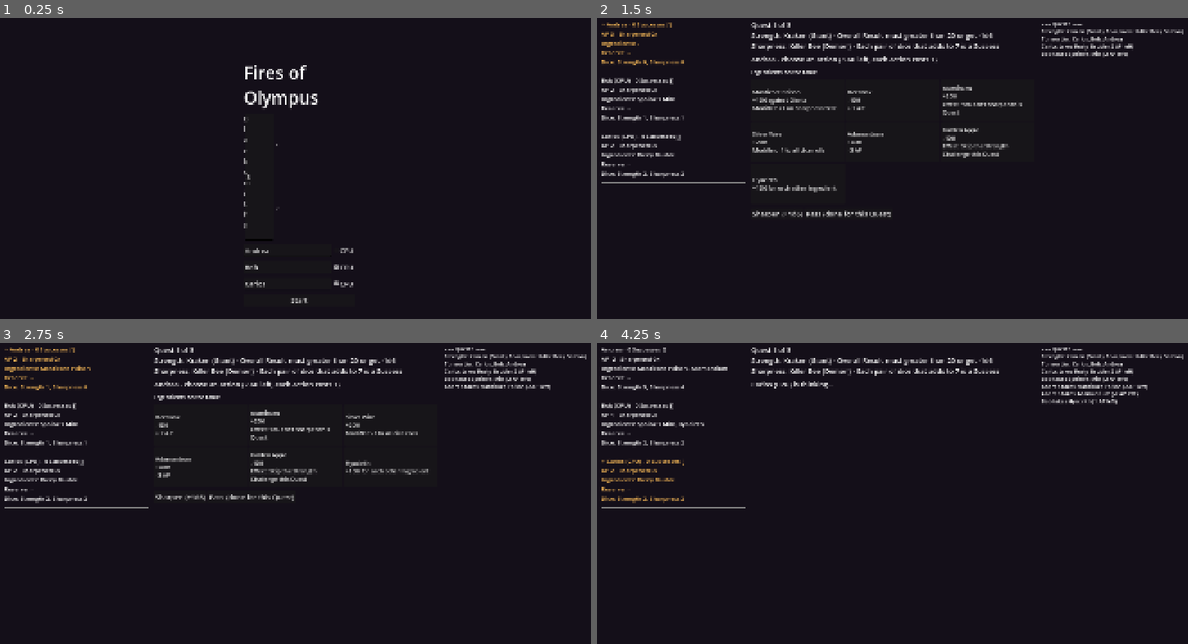
Above: before the commit, frames 1-4 (two rows, left to right).
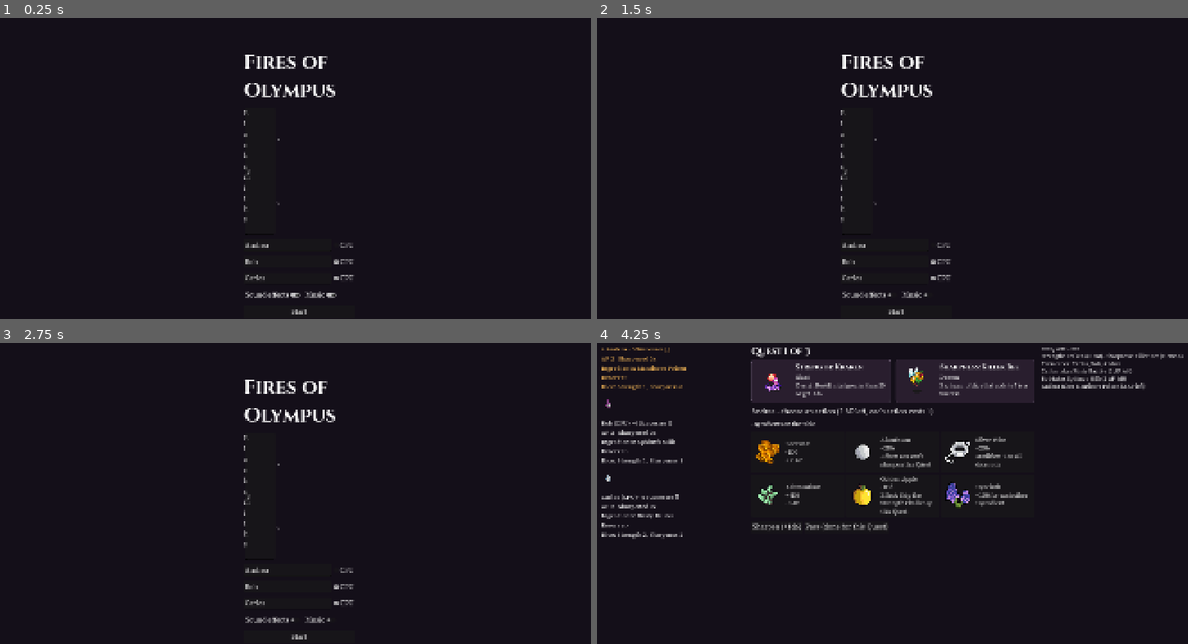
Above: after the commit, the same moments.

Repository: adpreese/firesofolympus
Game: Godot game, scene res://scenes/main.tscn
Same seed, same stepped clock (60 frames per second), same inputs: the game is played once before the commit and once after it.
Inputs (mouse positions are in pixels of both pictures, inside the frame that each line leads up to):
- Up to frame 1 (0.25 s): no input
- Up to frame 2 (1.5 s): click "Start" (after the commit: "Sound effects") at 0.5 s; click (916, 294) at 1.25 s, where only the run after the commit has a clickable "Music"
- Up to frame 3 (2.75 s): click (200, 424) at 2 s, where only the run before the commit has a clickable "Manticore Poison +1D6 against…"
- Up to frame 4 (4.25 s): click (898, 637) at 2.75 s, where only the run after the commit has a clickable "Start"; click (797, 451) at 3.5 s, where only the run after the commit has a clickable "Manticore Poison +1D6 against…"

The runs differ from the first frame. In frame 1, 2.1% of the frame differs, in the area x 41-61%, y 12-99%; in frame 2, 6.8%; in frame 3, 6.7%; in frame 4, 9.0%, in the area x 0-100%, y 1-66%.

Commit message:
Art, fonts and sound from the React Native prototype
- assets/: card art, fonts, sfx and music copied from foo-native-web-test
- scripts/assets.gd (FoAssets): maps CSV art names, card names and game events
  to asset files (ART_ALIASES, MISSING_ART, INGREDIENT_SOUNDS, SFX)
- main.gd: themed fonts, card art, music and sound effects (sounds fire by
  diffing game state, so CPU moves are audible too)
- tests/test_assets.gd: every card's art and sound resolves to a real file
- Exports exclude the duplicate .ogg music track

Co-Authored-By: Claude Opus 5.5 <noreply@anthropic.com>

Diff:
--- /dev/null
+++ b/scripts/assets.gd
@@ -0,0 +1,147 @@
+class_name FoAssets
+extends RefCounted
+## Art, fonts and sounds copied from the earlier React Native prototype (assets/).
+## Presentation only: the rules engine never touches this.
+##
+## Card art is looked up from the CSV "Art Name" column. Some files in assets/ were
+## renamed after the spreadsheet was written ("Copy of X.png", missing ".png", or a
+## replacement image), so ART_ALIASES maps spreadsheet names to the file that exists.
+
+const INGREDIENT_DIR := "res://assets/images/ingredients/"
+const CHALLENGE_DIR := "res://assets/images/challenges/"
+const AUDIO_DIR := "res://assets/audio/"
+const INGREDIENT_SOUND_DIR := "res://assets/audio/ingredient_sounds/"
+const FONT_DIR := "res://assets/fonts/"
+
+## Spreadsheet art name -> actual file (same mapping the prototype used).
+const ART_ALIASES := {
+	"52_Potion_Lethal.png": "52_Potion_Lethal-brightened.png",
+	"20_AluminumWire.png": "160_Handyman_Wire.png",
+	"03_Soul.png": "89_Soul_Trapped_G.png",
+	"05_Holywater.png": "NewHolyWaterNoWings.png",
+}
+
+## Ingredients the spreadsheet names art for, but no image exists yet.
+const MISSING_ART := ["Dragon Tooth", "Rusty Bauble", "Leather Grip", "Jeweled Scabbard"]
+
+## Sound played when an Ingredient is drafted (from the prototype's ingredients.ts).
+const INGREDIENT_SOUNDS := {
+	"Gold": "Coin Dropped on Ceramic Dish.wav",
+	"Hardened Steel": "hammer_hit1.mp3",
+	"Manticore Poison": "bottle_pour.mp3",
+	"Lotus Bloom": "leaves_clip.mp3",
+	"Silver Wire": "MetalScraping.mp3",
+	"Dragon Tooth": "click_in_to_place.mp3",
+	"Soul": "hidden_wall_opening.mp3",
+	"Cold Iron": "hammer_hit_2.mp3",
+	"Diamond Dust": "gravel_scoop.mp3",
+	"Adamantium": "short_hammering.mp3",
+	"Holy Water": "bottle_pour.mp3",
+	"Emerald": "click_in_to_place.mp3",
+	"Mithril": "hammer_hit_3.mp3",
+	"Bronze": "hammer_hit_4.mp3",
+	"Aluminum": "ceramic_slide_small.mp3",
+	"Golden Apple": "click_in_to_place.mp3",
+	"Rusty Bauble": "MetalScraping.mp3",
+	"Leather Grip": "ceramic_slide_small.mp3",
+	"Jeweled Scabbard": "click_in_to_place.mp3",
+	"Sphinx's Milk": "bottle_pour.mp3",
+	"Hyacinth": "leaves_clip.mp3",
+	"Electrum": "knife_sharpening_1.mp3",
+	"Beeswax": "gravel_scoop.mp3",
+	"Lucky Fish Scale": "ceramic_slide_small.mp3",
+	"Gambler's Charm": "Coin Dropped on Ceramic Dish.wav",
+}
+
+## Game event -> [file under assets/audio/, volume 0..1]
+const SFX := {
+	"click": ["Modern7.mp3", 0.5],
+	"toggle": ["Modern8.mp3", 0.5],
+	"start": ["OldChurchBell.wav.mp3", 0.5],
+	"roll": ["Roll_8d6.wav", 0.3],
+	"challenge": ["Bank Card Placed Down 03.wav", 0.5],
+	"reaction": ["Modern8.mp3", 0.5],
+	"sharpen": ["ingredient_sounds/knife_sharpening_2.mp3", 0.6],
+	"reserve": ["01_chest_open_2.wav", 0.5],
+	"quest_end": ["UI_Open_3.mp3", 0.5],
+	"game_over": ["anvil_3hit.mp3", 0.6],
+}
+const MUSIC := "res://assets/audio/US_Army_Blues_-_07_-_Bayou_Farewell.mp3"
+
+const PIXEL_ART_SIZE := 128
+
+static var _cache := {}
+
+
+static func ingredient_art_path(art: String) -> String:
+	return _resolve(INGREDIENT_DIR, art)
+
+
+static func challenge_art_path(art: String) -> String:
+	return _resolve(CHALLENGE_DIR, art)
+
+
+static func ingredient_art(card: Dictionary) -> Texture2D:
+	return _pixel_art(ingredient_art_path(card.get("art", "")))
+
+
+static func challenge_art(card: Dictionary) -> Texture2D:
+	return _pixel_art(challenge_art_path(card.get("art", "")))
+
+
+static func ingredient_sound_path(card_name: String) -> String:
+	return INGREDIENT_SOUND_DIR + INGREDIENT_SOUNDS[card_name] if INGREDIENT_SOUNDS.has(card_name) else ""
+
+
+static func sfx_path(event: String) -> String:
+	return AUDIO_DIR + SFX[event][0]
+
+
+static func stream(path: String) -> AudioStream:
+	return _load(path)
+
+
+static func font(file_name: String) -> Font:
+	return _load(FONT_DIR + file_name)
+
+
+## Spreadsheet art name -> res:// path of an existing image, or "" if there isn't one.
+static func _resolve(dir: String, art: String) -> String:
+	art = art.strip_edges()
+	if art == "":
+		return ""
+	var candidates := [ART_ALIASES.get(art, art), art + ".png", "Copy of " + art]
+	for c in candidates:
+		if ResourceLoader.exists(dir + c):
+			return dir + c
+	return ""
+
+
+## The art is 32-64px pixel art. Upscale it once with nearest-neighbour so it stays crisp
+## at any display size without forcing nearest filtering (and jaggy text) on the UI.
+static func _pixel_art(path: String) -> Texture2D:
+	var key := path + "@px"
+	if not _cache.has(key):
+		var tex: Texture2D = _load(path)
+		if tex != null:
+			var img := tex.get_image()
+			if img.is_compressed():
+				img.decompress()
+			var f := maxi(1, PIXEL_ART_SIZE / maxi(img.get_width(), img.get_height()))
+			img.resize(img.get_width() * f, img.get_height() * f, Image.INTERPOLATE_NEAREST)
+			tex = ImageTexture.create_from_image(img)
+		_cache[key] = tex
+	return _cache[key]
+
+
+## Drop cached resources (call on shutdown so nothing is "still in use at exit").
+static func clear_cache() -> void:
+	_cache.clear()
+
+
+static func _load(path: String) -> Resource:
+	if path == "":
+		return null
+	if not _cache.has(path):
+		_cache[path] = load(path) if ResourceLoader.exists(path) else null
+	return _cache[path]
--- a/scripts/main.gd
+++ b/scripts/main.gd
@@ -2,10 +2,20 @@
 ## Minimal pass-and-play UI. All rules live in FoGame; this only draws state and
 ## forwards clicks. CPU seats are driven by FoBot, one decision every bot_delay seconds.
 ## Smoke test: `godot -- --autoplay` plays an all-CPU game at full speed and quits.
+## Art, fonts and sounds come from FoAssets; sounds are triggered by diffing game state
+## between redraws, so CPU moves make the same noises as human ones.
 
 const BOT_DELAY := 0.45
 const MAX_PLAYERS := 4
 const DEFAULT_NAMES := ["Andrea", "Bob", "Carlos", "Dhivya"]
+const SFX_VOICES := 8
+const MUSIC_DB := -14.0
+const HEADING_FONT := "Cinzel-Bold.ttf"
+const BODY_FONT := "SourceSerif4-Regular.ttf"
+const GOLD := Color(1.0, 0.75, 0.35)
+
+static var sound_on := true
+static var music_on := true
 
 var data: CardData
 var game: FoGame
@@ -17,15 +27,25 @@
 var seat_rows: Array = []  # [row, LineEdit, CheckBox]
 var count_spin: SpinBox
 var players_box: VBoxContainer
-var header: Label
+var header: VBoxContainer
 var action_box: VBoxContainer
 var log_view: RichTextLabel
+var heading_font: Font
+var audio_root: Node  # survives _clear(self) so music keeps playing across screens
+var music: AudioStreamPlayer
+var sfx: Array[AudioStreamPlayer] = []
+var sfx_next := 0
+var last_snap := {}
+var quitting := false
 
 
 func _ready() -> void:
 	var t := Theme.new()
 	t.default_font_size = 22
+	t.default_font = FoAssets.font(BODY_FONT)
 	theme = t
+	heading_font = FoAssets.font(HEADING_FONT)
+	_setup_audio()
 	data = CardData.load_default()
 	_show_setup()
 	if autoplay:
@@ -36,10 +56,26 @@
 		_start_game()
 
 
+func _exit_tree() -> void:
+	_stop_audio()
+
+
+func _stop_audio() -> void:
+	for p in sfx + ([music] if music != null else []):
+		p.stop()
+		p.stream = null
+	FoAssets.clear_cache()
+
+
 func _process(delta: float) -> void:
 	if autoplay and game != null and game.phase == FoGame.Phase.GAME_OVER:
-		print(game.log_lines[-1])
-		get_tree().quit()
+		if not quitting:
+			quitting = true
+			print(game.log_lines[-1])
+			_stop_audio()
+			# the AudioServer frees stopped playbacks on its next mix, so give it a moment
+			await get_tree().create_timer(0.2).timeout
+			get_tree().quit()
 		return
 	if game == null or game.phase == FoGame.Phase.GAME_OVER or not game.player().is_bot:
 		return
@@ -63,7 +99,7 @@
 	var box := VBoxContainer.new()
 	box.add_theme_constant_override("separation", 14)
 	center.add_child(box)
-	box.add_child(_label("Fires of Olympus", 56))
+	box.add_child(_heading("Fires of Olympus", 64))
 	if not data.errors.is_empty():
 		box.add_child(_label("Card data problems:\n" + "\n".join(data.errors), 18))
 	var row := HBoxContainer.new()
@@ -88,6 +124,12 @@
 		r.add_child(cpu)
 		box.add_child(r)
 		seat_rows.append([r, name_edit, cpu])
+	var audio_row := HBoxContainer.new()
+	audio_row.add_child(_toggle("Sound effects", sound_on, func(on): sound_on = on))
+	audio_row.add_child(_toggle("Music", music_on, func(on):
+		music_on = on
+		_update_music()))
+	box.add_child(audio_row)
 	box.add_child(_button("Start", _start_game))
 	_update_seats()
 
@@ -106,6 +148,8 @@
 		bots.append(seat_rows[i][2].button_pressed)
 	game = FoGame.new(data)
 	game.setup(names, bots, randi())
+	last_snap = {}
+	_play("start")
 	_build_board()
 
 
@@ -133,7 +177,7 @@
 
 	var mid := VBoxContainer.new()
 	mid.size_flags_horizontal = Control.SIZE_EXPAND_FILL
-	header = _label("")
+	header = VBoxContainer.new()
 	mid.add_child(header)
 	mid.add_child(HSeparator.new())
 	var scroll := ScrollContainer.new()
@@ -157,6 +201,7 @@
 func _refresh() -> void:
 	if game == null or action_box == null:
 		return
+	_play_events()
 	_render_players()
 	_render_header()
 	_render_actions()
@@ -164,10 +209,41 @@
 
 
 func _render_header() -> void:
-	var s: Dictionary = game.strength_card
-	var h: Dictionary = game.sharpness_card
-	header.text = "Quest %d of 3\nStrength: %s (%s) - %s\nSharpness: %s (%s) - %s" % [
-		mini(game.quest + 1, 3), s.name, s.type, s.rule, h.name, h.type, h.rule]
+	_clear(header)
+	header.add_child(_heading("Quest %d of 3" % mini(game.quest + 1, 3), 30))
+	var row := HBoxContainer.new()
+	row.add_theme_constant_override("separation", 16)
+	for kind in [FoGame.STRENGTH, FoGame.SHARPNESS]:
+		var active: bool = game.phase == FoGame.Phase.REACT and game.challenge_kind == kind
+		row.add_child(_challenge_panel(game.challenge_card(kind), active))
+	header.add_child(row)
+
+
+func _challenge_panel(card: Dictionary, active: bool) -> Control:
+	var panel := PanelContainer.new()
+	panel.size_flags_horizontal = Control.SIZE_EXPAND_FILL
+	var style := StyleBoxFlat.new()
+	style.bg_color = Color(0.16, 0.12, 0.18)
+	style.border_color = GOLD if active else Color(0.35, 0.3, 0.38)
+	style.set_border_width_all(3 if active else 1)
+	style.set_corner_radius_all(8)
+	style.set_content_margin_all(10)
+	panel.add_theme_stylebox_override("panel", style)
+	var row := HBoxContainer.new()
+	row.add_theme_constant_override("separation", 12)
+	panel.add_child(row)
+	var tex := FoAssets.challenge_art(card)
+	if tex != null:
+		row.add_child(_picture(tex, 120))
+	var text := VBoxContainer.new()
+	text.size_flags_horizontal = Control.SIZE_EXPAND_FILL
+	var title := _heading("%s: %s" % [card.kind, card.name], 22)
+	if active:
+		title.add_theme_color_override("font_color", GOLD)
+	text.add_child(title)
+	text.add_child(_label("%s\n%s" % [card.type, card.rule], 17))
+	row.add_child(text)
+	return panel
 
 
 func _render_players() -> void:
@@ -187,8 +263,17 @@
 			lines.append("Penalty: " + Scoring.describe_penalty(p.penalty))
 		var l := _label("\n".join(lines), 19)
 		if marker != "":
-			l.add_theme_color_override("font_color", Color(1.0, 0.75, 0.35))
+			l.add_theme_color_override("font_color", GOLD)
 		players_box.add_child(l)
+		var icons := HFlowContainer.new()
+		players_box.add_child(icons)
+		for c in p.ingredients + p.reserve:
+			var tex := FoAssets.ingredient_art(data.ingredient(c.name))
+			if tex != null:
+				var pic := _picture(tex, 44)
+				pic.tooltip_text = c.name
+				pic.mouse_filter = Control.MOUSE_FILTER_PASS
+				icons.add_child(pic)
 		players_box.add_child(HSeparator.new())
 
 
@@ -323,16 +408,52 @@
 		_refresh()).call_deferred()
 
 
-func _button(text: String, f: Callable) -> Button:
+## click_sound: off for buttons whose action has its own sound (drafting a card).
+func _button(text: String, f: Callable, click_sound := true) -> Button:
 	var b := Button.new()
 	b.text = text
-	b.pressed.connect(func(): _act(f))
+	b.pressed.connect(func():
+		if click_sound:
+			_play("click")
+		_act(f))
 	return b
 
 
+func _toggle(text: String, on: bool, f: Callable) -> CheckButton:
+	var b := CheckButton.new()
+	b.text = text
+	b.button_pressed = on
+	b.toggled.connect(func(v):
+		f.call(v)
+		_play("toggle"))
+	return b
+
+
+func _heading(text: String, size := 28) -> Label:
+	var l := _label(text, size)
+	if heading_font != null:
+		l.add_theme_font_override("font", heading_font)
+	return l
+
+
+func _picture(tex: Texture2D, size: float) -> TextureRect:
+	var r := TextureRect.new()
+	r.texture = tex
+	r.expand_mode = TextureRect.EXPAND_IGNORE_SIZE
+	r.stretch_mode = TextureRect.STRETCH_KEEP_ASPECT_CENTERED
+	r.custom_minimum_size = Vector2(size, size)
+	return r
+
+
 func _card_button(card: Dictionary, f: Callable, prefix := "") -> Button:
-	var b := _button("%s%s\n%s" % [prefix, card.name, game.text_of(card)], f)
+	var b := _button("%s%s\n%s" % [prefix, card.name, game.text_of(card)], f, false)
 	b.custom_minimum_size = Vector2(300, 130)
+	var tex := FoAssets.ingredient_art(data.ingredient(card.name))
+	if tex != null:
+		b.icon = tex
+		b.expand_icon = true
+		b.add_theme_constant_override("icon_max_width", 96)
+		b.add_theme_constant_override("h_separation", 10)
 	b.autowrap_mode = TextServer.AUTOWRAP_WORD_SMART
 	b.alignment = HORIZONTAL_ALIGNMENT_LEFT
 	b.add_theme_font_size_override("font_size", 18)
@@ -360,5 +481,97 @@
 
 func _clear(n: Node) -> void:
 	for c in n.get_children():
+		if c == audio_root:
+			continue
 		n.remove_child(c)
 		c.queue_free()
+
+
+# ------------------------------------------------------------------ audio
+
+func _setup_audio() -> void:
+	audio_root = Node.new()
+	audio_root.name = "Audio"
+	add_child(audio_root)
+	for i in SFX_VOICES:
+		var p := AudioStreamPlayer.new()
+		audio_root.add_child(p)
+		sfx.append(p)
+	music = AudioStreamPlayer.new()
+	var m := FoAssets.stream(FoAssets.MUSIC)
+	if m is AudioStreamMP3:
+		m.loop = true
+	music.stream = m
+	music.volume_db = MUSIC_DB
+	audio_root.add_child(music)
+	_update_music()
+
+
+func _update_music() -> void:
+	if music == null or music.stream == null:
+		return
+	if music_on and not music.playing:
+		music.play()
+	elif not music_on:
+		music.stop()
+
+
+func _play(event: String) -> void:
+	_play_file(FoAssets.sfx_path(event), FoAssets.SFX[event][1])
+
+
+func _play_file(path: String, volume := 0.5) -> void:
+	if not sound_on or sfx.is_empty() or not is_inside_tree():
+		return
+	var s := FoAssets.stream(path)
+	if s == null:
+		return
+	var p := sfx[sfx_next]
+	sfx_next = (sfx_next + 1) % sfx.size()
+	p.stream = s
+	p.volume_db = linear_to_db(volume)
+	p.play()
+
+
+## What changed since the last redraw, reduced to the things that make a sound.
+func _snapshot() -> Dictionary:
+	var snap := {
+		"phase": game.phase, "quest": game.quest, "current": game.current,
+		"kind": game.challenge_kind, "ingredients": [], "sharpen": [], "reserve": [], "dice": "",
+	}
+	for p in game.players:
+		snap.ingredients.append(p.ingredients.map(func(c): return c.name))
+		snap.sharpen.append(p.sharpen)
+		snap.reserve.append(p.reserve.size())
+	if game.phase == FoGame.Phase.REACT:
+		snap.dice = str(game.player().dice.map(func(d): return [d.raw, d.bonus, d.carried]))
+	return snap
+
+
+func _play_events() -> void:
+	var now := _snapshot()
+	var was := last_snap
+	last_snap = now
+	if was.is_empty():
+		return
+	if now.phase == FoGame.Phase.GAME_OVER:
+		if was.phase != FoGame.Phase.GAME_OVER:
+			_play("game_over")
+		return
+	if now.quest != was.quest:
+		_play("quest_end")
+	for pi in now.ingredients.size():
+		var cards: Array = now.ingredients[pi]
+		if cards.size() > was.ingredients[pi].size():
+			_play_file(FoAssets.ingredient_sound_path(cards[-1]), 0.6)
+		if now.sharpen[pi] > was.sharpen[pi]:
+			_play("sharpen")
+		if now.reserve[pi] > was.reserve[pi]:
+			_play("reserve")
+	if now.phase == FoGame.Phase.REACT:
+		if was.phase != FoGame.Phase.REACT or was.kind != now.kind:
+			_play("challenge")
+		if was.phase != FoGame.Phase.REACT or was.kind != now.kind or was.current != now.current:
+			_play("roll")
+		elif was.dice != now.dice:
+			_play("reaction")
--- /dev/null
+++ b/tests/test_assets.gd
@@ -0,0 +1,30 @@
+extends "res://tests/test_case.gd"
+## Every card's art and sound resolves to a real imported file, so a renamed image in
+## the spreadsheet or assets/ fails here instead of silently showing a blank card.
+
+
+func test_ingredient_art_resolves() -> void:
+	var d := CardData.load_default()
+	for c in d.ingredients:
+		var path := FoAssets.ingredient_art_path(c.art)
+		if c.name in FoAssets.MISSING_ART:
+			eq(path, "", "%s now has art; remove it from MISSING_ART" % c.name)
+		else:
+			ok(path != "" and FoAssets.ingredient_art(c) != null, "%s art '%s'" % [c.name, c.art])
+
+
+func test_challenge_art_resolves() -> void:
+	var d := CardData.load_default()
+	for c in d.challenges:
+		ok(FoAssets.challenge_art(c) != null, "%s art '%s'" % [c.name, c.art])
+
+
+func test_sounds_and_fonts_load() -> void:
+	var d := CardData.load_default()
+	for c in d.ingredients:
+		ok(FoAssets.stream(FoAssets.ingredient_sound_path(c.name)) != null, "%s sound" % c.name)
+	for event in FoAssets.SFX:
+		ok(FoAssets.stream(FoAssets.sfx_path(event)) != null, "sfx '%s'" % event)
+	ok(FoAssets.stream(FoAssets.MUSIC) is AudioStreamMP3, "music")
+	ok(FoAssets.font("Cinzel-Bold.ttf") != null, "heading font")
+	ok(FoAssets.font("SourceSerif4-Regular.ttf") != null, "body font")
Not shown, added: assets/audio/01_chest_open_2.wav.import
Not shown, added: assets/audio/Bank Card Placed Down 03.wav.import
Not shown, added: assets/audio/Coin Dropped on Ceramic Dish.wav.import
Not shown, added: assets/audio/JDSherbert - Ultimate UI SFX Pack - Cursor - 1.wav.import
Not shown, added: assets/audio/JDSherbert - Ultimate UI SFX Pack - Cursor - 3.wav.import
Not shown, added: assets/audio/JDSherbert - Ultimate UI SFX Pack - Cursor - 5.wav.import
Not shown, added: assets/audio/Modern14.mp3.import
Not shown, added: assets/audio/Modern16.mp3.import
Not shown, added: assets/audio/Modern7.mp3.import
Not shown, added: assets/audio/Modern8.mp3.import
Not shown, added: assets/audio/Modern9.mp3.import
Not shown, added: assets/audio/OldChurchBell.wav.mp3.import
(and 242 more such lines)
